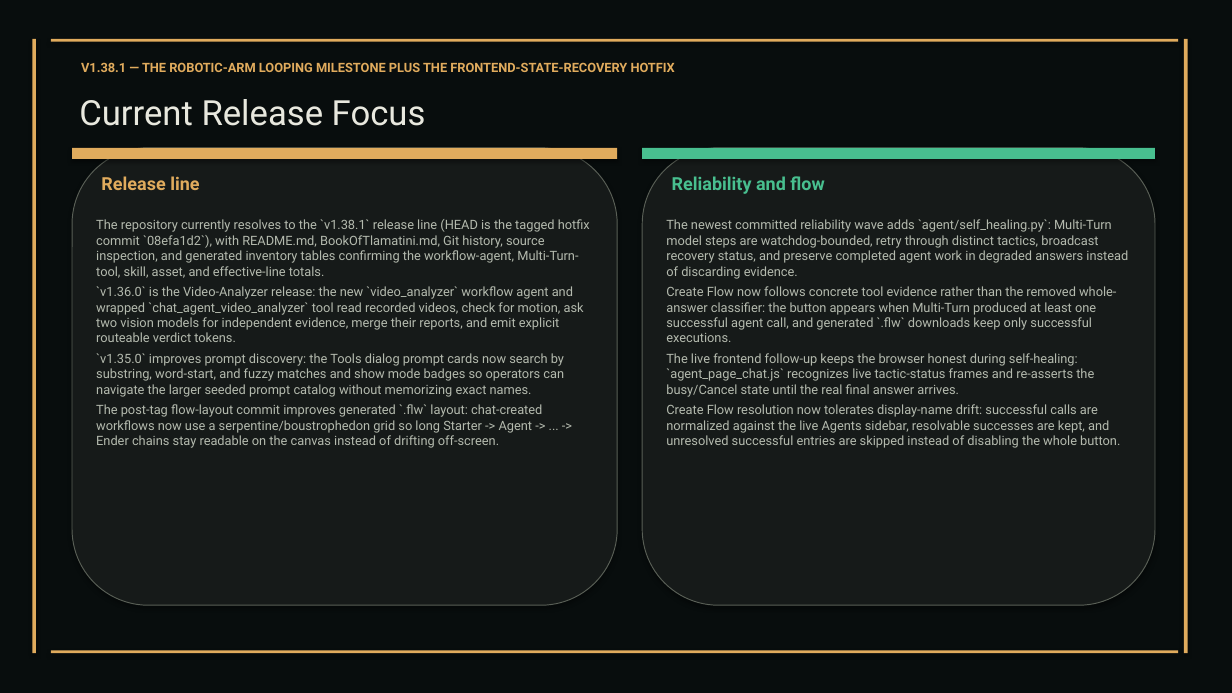
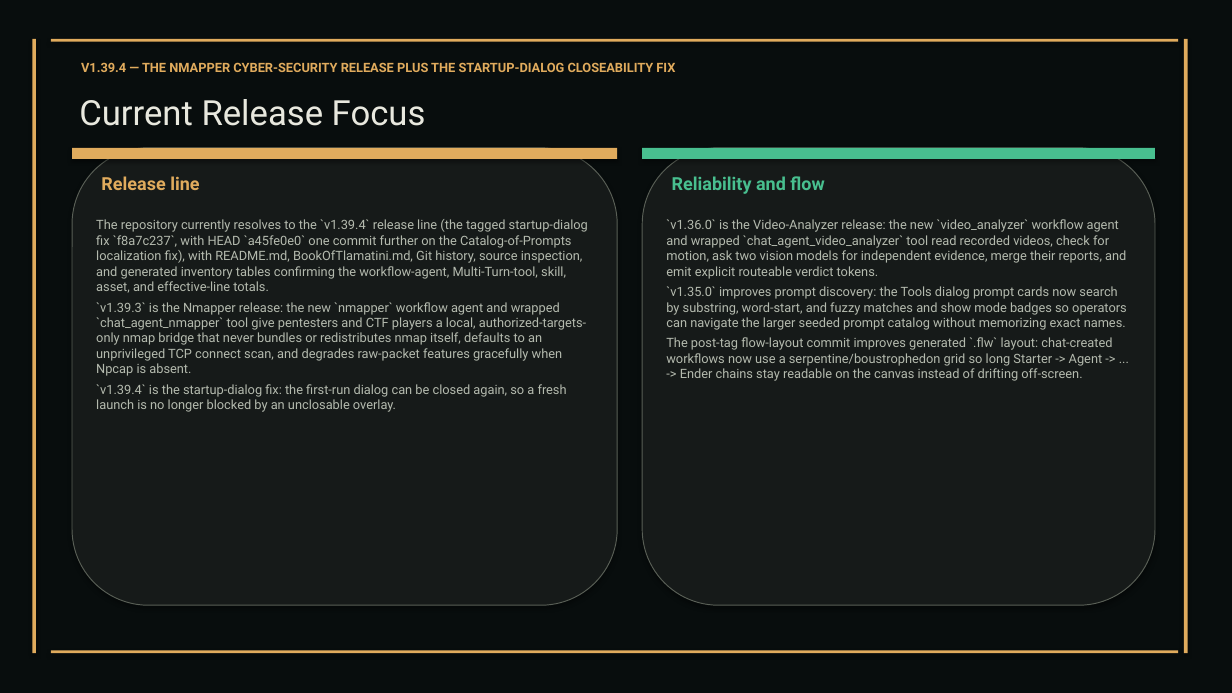
Before and after one commit to XAIHT/Tlamatini, a slide deck: slide 20 of Tlamatini_eXtended_Artificial_Intelligence_Humanly_Tempered.pptx. Drawn at 1232x693 pixels with LibreOffice and Linux fonts; fonts in the diff are those of the drawing. Boxes give left, top, right and bottom in pixels: in the first picture for what was removed or moved away, otherwise in the second. Text is boxed around its words. In the diff, an @@ line names an element or a change of style, - is before the commit and + after.

```diff
--- a/Tlamatini_eXtended_Artificial_Intelligence_Humanly_Tempered.pptx
+++ b/Tlamatini_eXtended_Artificial_Intelligence_Humanly_Tempered.pptx
@@ text at (81, 62, 675, 72): text changed @@
-V1.38.1 — THE ROBOTIC-ARM LOOPING MILESTONE PLUS THE FRONTEND-STATE-RECOVERY HOTFIX
+V1.39.4 — THE NMAPPER CYBER-SECURITY RELEASE PLUS THE STARTUP-DIALOG CLOSEABILITY FIX
@@ text at (96, 219, 588, 412): text changed @@
-The repository currently resolves to the `v1.38.1` release line (HEAD is the tagged hotfix commit `08efa1d2`), with README.md, BookOfTlamatini.md, Git history, source inspection, and generated inventory tables confirming the workflow-agent, Multi-Turn-tool, skill, asset, and effective-line totals.
-`v1.36.0` is the Video-Analyzer release: the new `video_analyzer` workflow agent and wrapped `chat_agent_video_analyzer` tool read recorded videos, check for motion, ask two vision models for independent evidence, merge their reports, and emit explicit routeable verdict tokens.
-`v1.35.0` improves prompt discovery: the Tools dialog prompt cards now search by substring, word-start, and fuzzy matches and show mode badges so operators can navigate the larger seeded prompt catalog without memorizing exact names.
-The post-tag flow-layout commit improves generated `.flw` layout: chat-created workflows now use a serpentine/boustrophedon grid so long Starter -> Agent -> ... -> Ender chains stay readable on the canvas instead of drifting off-screen.
+The repository currently resolves to the `v1.39.4` release line (the tagged startup-dialog fix `f8a7c237`, with HEAD `a45fe0e0` one commit further on the Catalog-of-Prompts localization fix), with README.md, BookOfTlamatini.md, Git history, source inspection, and generated inventory tables confirming the workflow-agent, Multi-Turn-tool, skill, asset, and effective-line totals.
+`v1.39.3` is the Nmapper release: the new `nmapper` workflow agent and wrapped `chat_agent_nmapper` tool give pentesters and CTF players a local, authorized-targets-only nmap bridge that never bundles or redistributes nmap itself, defaults to an unprivileged TCP connect scan, and degrades raw-packet features gracefully when Npcap is absent.
+`v1.39.4` is the startup-dialog fix: the first-run dialog can be closed again, so a fresh launch is no longer blocked by an unclosable overlay.
@@ text at (666, 219, 1127, 381): text changed @@
-The newest committed reliability wave adds `agent/self_healing.py`: Multi-Turn model steps are watchdog-bounded, retry through distinct tactics, broadcast recovery status, and preserve completed agent work in degraded answers instead of discarding evidence.
-Create Flow now follows concrete tool evidence rather than the removed whole-answer classifier: the button appears when Multi-Turn produced at least one successful agent call, and generated `.flw` downloads keep only successful executions.
-The live frontend follow-up keeps the browser honest during self-healing: `agent_page_chat.js` recognizes live tactic-status frames and re-asserts the busy/Cancel state until the real final answer arrives.
-Create Flow resolution now tolerates display-name drift: successful calls are normalized against the live Agents sidebar, resolvable successes are kept, and unresolved successful entries are skipped instead of disabling the whole button.
+`v1.36.0` is the Video-Analyzer release: the new `video_analyzer` workflow agent and wrapped `chat_agent_video_analyzer` tool read recorded videos, check for motion, ask two vision models for independent evidence, merge their reports, and emit explicit routeable verdict tokens.
+`v1.35.0` improves prompt discovery: the Tools dialog prompt cards now search by substring, word-start, and fuzzy matches and show mode badges so operators can navigate the larger seeded prompt catalog without memorizing exact names.
+The post-tag flow-layout commit improves generated `.flw` layout: chat-created workflows now use a serpentine/boustrophedon grid so long Starter -> Agent -> ... -> Ender chains stay readable on the canvas instead of drifting off-screen.
```
Also in this commit, not shown: 60 other slides changed, 6 slides added, 1 slide removed, 8 other files.
